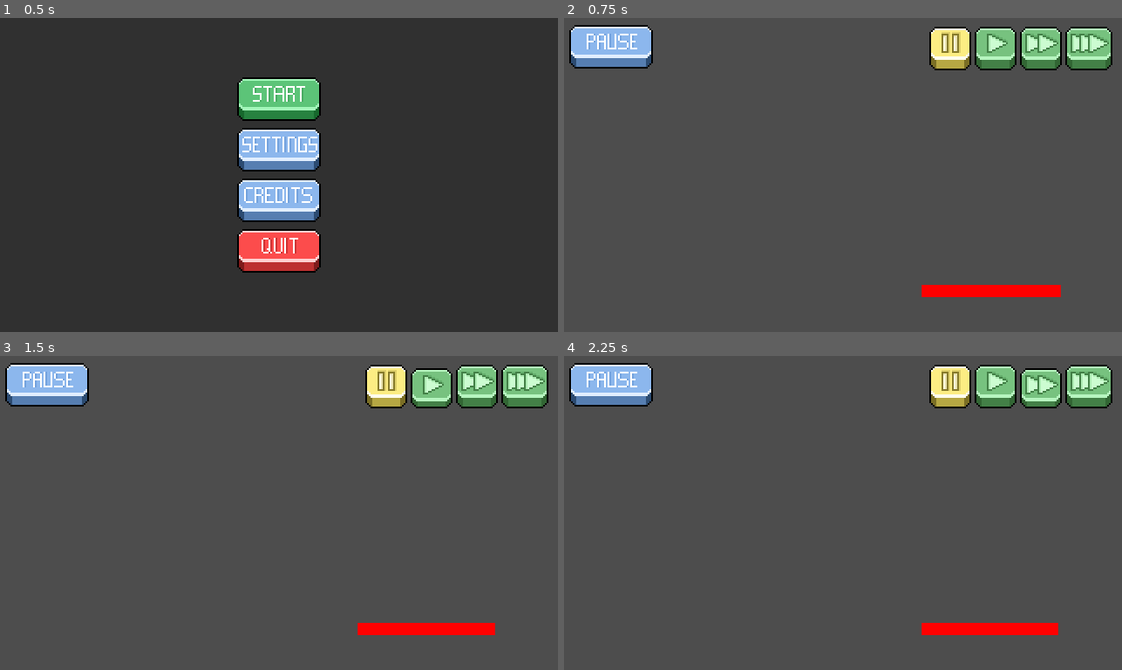
Above: before the commit, frames 1-4 (two rows, left to right).
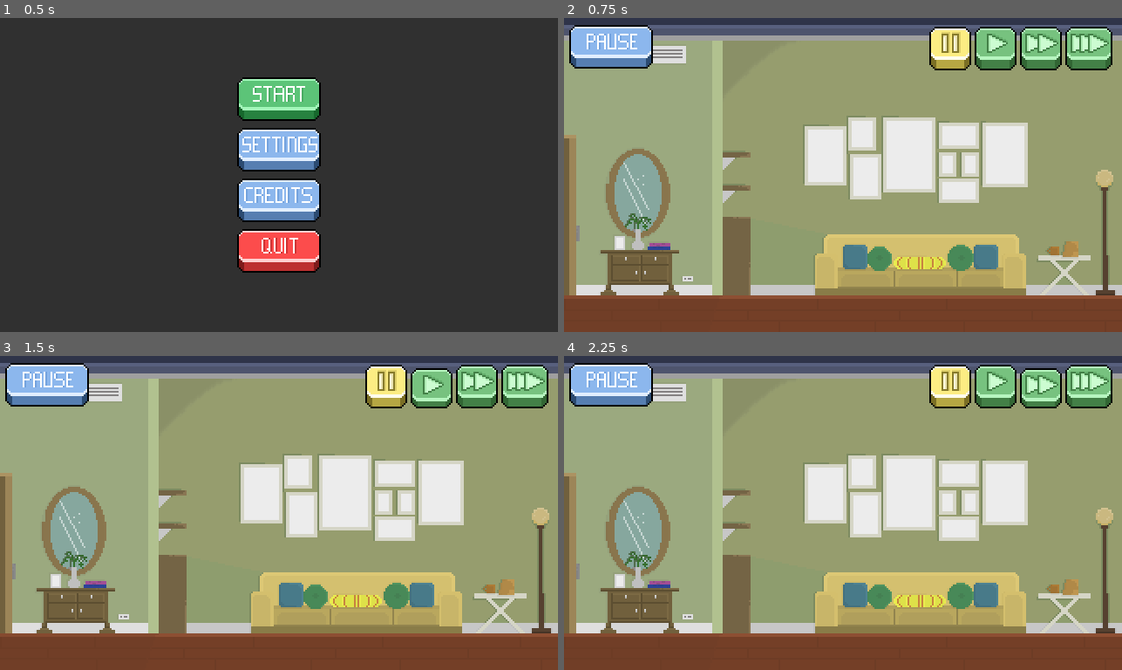
Above: after the commit, the same moments.

Repository: AmandaSeier/Cancer
Game: Godot game, scene res://start_menu.tscn
Same seed, same stepped clock (60 frames per second), same inputs: the game is played once before the commit and once after it.
Inputs (mouse positions are in pixels of both pictures, inside the frame that each line leads up to):
- Up to frame 1 (0.5 s): no input
- Up to frame 2 (0.75 s): click (843, 99) at 0.5 s
- Up to frame 3 (1.5 s): click (429, 387) at 1.25 s
- Up to frame 4 (2.25 s): click (1038, 387) at 2 s

Frame 1 is identical in both runs. In frame 2, 94% of the frame differs, in the area x 0-100%, y 0-100%; in frame 3, 94%; in frame 4, 94%.

Commit message:
Added default background

Diff:
--- a/scripts/Main_Scene.tscn
+++ b/scripts/Main_Scene.tscn
@@ -1,8 +1,9 @@
-[gd_scene load_steps=18 format=3 uid="uid://8xwsqxt7cwlf"]
+[gd_scene load_steps=19 format=3 uid="uid://8xwsqxt7cwlf"]
 
 [ext_resource type="Script" path="res://scripts/UIHandler.gd" id="1_hbd8v"]
 [ext_resource type="Texture2D" uid="uid://iche7snxw465" path="res://sprites/1x button-1.png (22).png" id="2_1ymsy"]
 [ext_resource type="ButtonGroup" uid="uid://cq15tv1x3rmhk" path="res://sprites/button_group_time_scale.tres" id="2_sj08s"]
+[ext_resource type="Texture2D" uid="uid://cql34cavx4hxx" path="res://sprites/BACKGROUND_stue100%-1.png.png" id="2_uor7j"]
 [ext_resource type="Texture2D" uid="uid://7kvjuaoovqh2" path="res://sprites/1x button-2.png (20).png" id="3_3hfan"]
 [ext_resource type="Script" path="res://scripts/Pause menu button.gd" id="4_yl7dm"]
 [ext_resource type="Texture2D" uid="uid://b00xbgqnrjlh2" path="res://sprites/1x button-1.png (17).png" id="5_hrh14"]
@@ -13,7 +14,6 @@
 [ext_resource type="Texture2D" uid="uid://cycswqypk6xot" path="res://sprites/1x button-2.png (17).png" id="10_130g4"]
 [ext_resource type="Texture2D" uid="uid://df5fa2bh33d4k" path="res://sprites/1x button-1.png (16).png" id="11_0geu8"]
 [ext_resource type="Texture2D" uid="uid://djmb8itju1e5h" path="res://sprites/1x button-2.png (14).png" id="12_i8lwu"]
-[ext_resource type="Texture2D" uid="uid://75nymfb6u8l4" path="res://sprites/1x button-1.png (21).png" id="13_danpb"]
 [ext_resource type="Texture2D" uid="uid://bxp41tpktk8b1" path="res://sprites/1x button-2.png (19).png" id="14_0ahnw"]
 [ext_resource type="Texture2D" uid="uid://degf1fg7eq6hk" path="res://sprites/Health.png" id="16_4gpcf"]
 [ext_resource type="Script" path="res://scripts/Healthbar.gd" id="17_p0cqq"]
@@ -1661,6 +1661,10 @@
 editor_description = "En Wrapper rundt om nogle statemachine funktioner der skal kaldes af UI. Så man kan finde dem i editoren "
 script = ExtResource("1_hbd8v")
 
+[node name="Background_Stue" type="Sprite2D" parent="UI Handler"]
+texture = ExtResource("2_uor7j")
+offset = Vector2(160, 90)
+
 [node name="Pause menu button" type="TextureButton" parent="UI Handler"]
 offset_left = 3.0
 offset_top = 4.0
@@ -1733,8 +1737,6 @@
 offset_top = 153.0
 offset_right = 52.0
 offset_bottom = 178.0
->>>>>>> feature/health
-texture_normal = ExtResource("13_danpb")
 texture_pressed = ExtResource("14_0ahnw")
 
 [node name="Node2D" type="Node2D" parent="."]
Binary file added: sprites/BACKGROUND_stue100%-1.png.png
Not shown, added: sprites/BACKGROUND_stue100%-1.png.png.import
